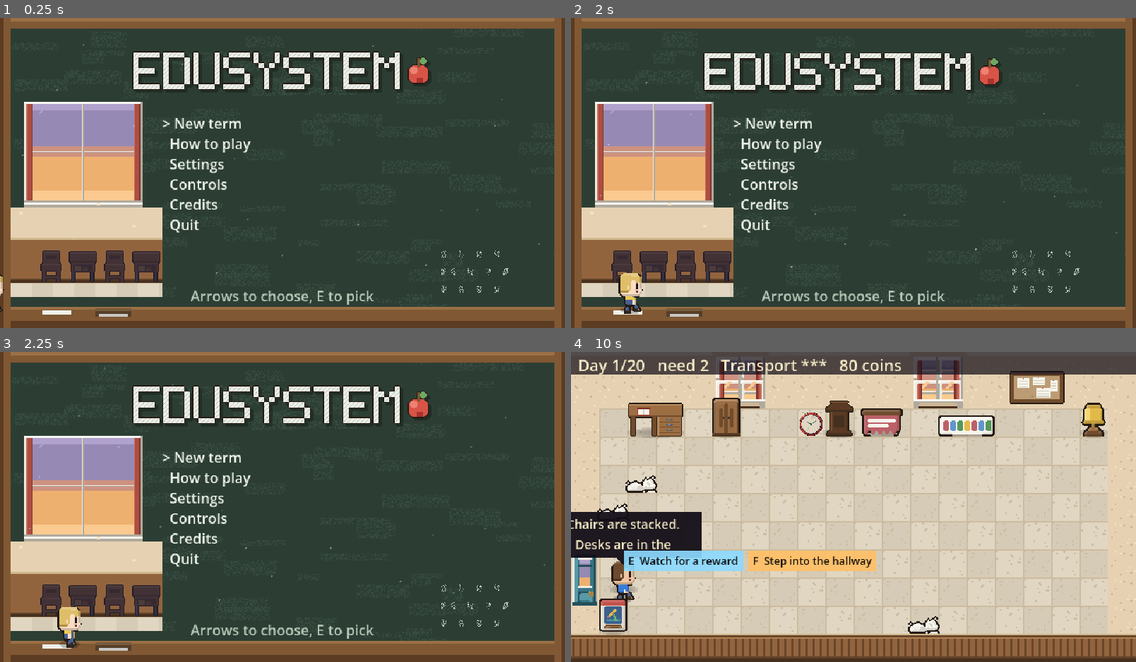
Above: before the commit, frames 1-4 (two rows, left to right).
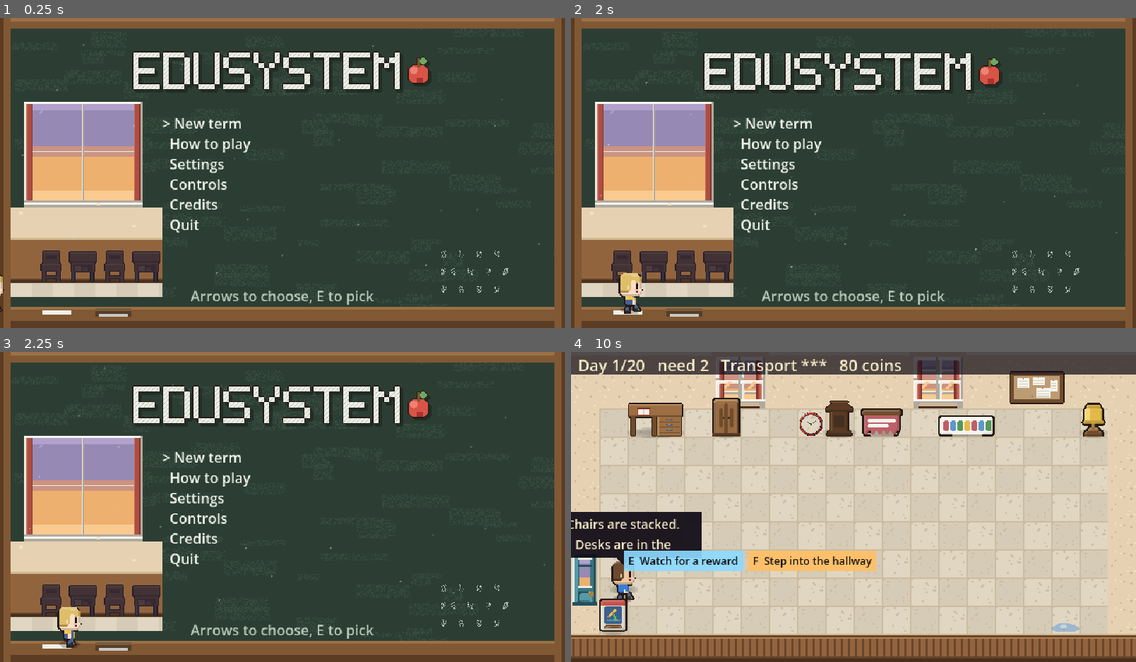
Above: after the commit, the same moments.

Repository: Mbottega16/EduSystem
Game: Godot game, scene res://scenes/ui/title.tscn
Two runs of this game, one before a commit and one after it. Both use one fixed random seed, a clock stepped at 60 frames per second and the inputs below.
Inputs (mouse positions are in pixels of both pictures, inside the frame that each line leads up to):
- Up to frame 1 (0.25 s): no input
- Up to frame 2 (2 s): tap Enter (ui_accept) at 0.5, 0.77, 1.07 s; move the mouse to (977, 157) at 0.52 s; hold D (move_right) 0.53-1.25 s; tap B (build) at 0.6 s; click (977, 157) at 0.67 s; tap Shift (dash) at 0.8 s; drag from (740, 188) to (825, 235) at 1.27 s
- Up to frame 3 (2.25 s): move the mouse to (339, 438) at 2.02 s; hold D (move_right) from 2.03 s (still down); tap I (dashboard) at 2.1 s
- Up to frame 4 (10 s): tap E (interact) at 2.3, 9.8 s; release D (move_right) at 2.75 s; tap Enter (ui_accept) at 2.75, 3.5, 3.77, 4.07, 4.25, 5, 5.75, 6.77, 7.07, 9.77 s; drag from (825, 569) to (672, 522) at 2.77 s; move the mouse to (1023, 553) at 3.52 s; hold A (move_left) 3.53-4.25 s; tap F (manage) at 3.6, 6.8 s; tap B (build) at 3.8, 6.6 s; tap Escape (cancel) at 4.15 s; drag from (684, 460) to (893, 522) at 4.27 s; move the mouse to (881, 507) at 5.02 s; hold S (move_down) 5.03-5.75 s; tap T (auto_teach) at 5.1 s; click (881, 507) at 5.17 s; tap I (dashboard) at 5.3, 8.1 s; drag from (768, 429) to (785, 522) at 5.77 s; move the mouse to (977, 491) at 6.52 s; hold W (move_up) 6.53-7.25 s; drag from (740, 522) to (672, 606) at 7.27 s; move the mouse to (910, 438) at 8.02 s; hold S (move_down) 8.03-8.75 s; tap Shift (dash) at 8.3 s; drag from (825, 569) to (1011, 522) at 8.77 s; move the mouse to (1023, 553) at 9.52 s; hold W (move_up) from 9.53 s (still down); tap H (homework) at 9.6 s; click (1023, 553) at 9.67 s

Frames 1-3 are identical in both runs. In frame 4, 0.5% of the frame differs, in the area x 4-90%, y 39-91%.
Error after the commit: Parse Error: Too many arguments for "list_dir_begin()" call. Expected at most 0 but received 2. (res://scripts/autoload/mod_loader.gd:26)

Commit message:
relay round 7: fix round 6's broken mid-turn edits so the project loads
Round 6 (gemini, 66010d2) was overdue by ~5345 min (relay.py status) --
taken over per PROTOCOL.md's "The clock". The dirty tree it left behind
did not compile/boot. Fixed:

- project.godot: removed 5 autoload registrations with no file behind
  them (ThemeManager/PerfOverlay/Leaderboard/Tutorial/DayLog); added
  ModLoader (existed, was never registered).
- scripts/data/assignments.gd: draw()'s new lesson-unlock-notify block
  was inserted above the function's real body with an early return,
  making the real body (and out's own declaration) dead code.
  Reassembled in the right order, using Game.owned_lessons /
  Game.lesson_unlocked directly (Engine.get_singleton is this repo's
  convention nowhere else).
- scripts/autoload/game.gd (new_run()): restored the answer_all_cooldown
  reset the insertion had dropped, un-split the comment it landed inside
  of, added owned_lessons.clear() (every other collection here is
  cleared; this one wasn't).
- scripts/autoload/floating_text.gd: preloaded a .tscn that doesn't
  exist (would have failed to load at all, as an autoload) and used
  Godot 3 idioms (.instance(), get_tree() from a static func) in a
  Godot 4.7 project. Rebuilt to construct its Label in code, no scene
  dependency.
- scripts/autoload/save_manager.gd, scripts/autoload/mod_loader.gd:
  both treated JSON.parse_string()'s return as a .error/.result object
  (Godot 3's JSON.parse() shape) -- Godot 4 returns the parsed value or
  null directly. Fixed both.
- mods/.gitkeep so ModLoader's scan doesn't push_error on a missing dir.

Not verified by Verify.bat / the editor -- this machine has a known
Godot-import-hangs-as-a-child hazard, so this is a careful read-fix, not
a tested one. Turn 0007 (docs/relay/turns/0007-claude.md) asks Gemini to
run Verify.bat next and post the real assertion count.

Left alone, not reviewed: the furniture-art batch (art/*.png,
tools/sprites/*.txt, scenes/ui/lesson_book.tscn) -- a separate in-flight
round, not this fix's to touch.

Co-Authored-By: Claude Sonnet 5 <noreply@anthropic.com>

Diff:
--- a/docs/relay/STATE.json
+++ b/docs/relay/STATE.json
@@ -1,9 +1,9 @@
 {
   "_note": "Whose turn it is, and who holds which files. Written by tools/relay.py -- edit by hand only to break a deadlock, and say so in your next turn. Rules: docs/relay/PROTOCOL.md",
   "turn": "gemini",
-  "round": 6,
+  "round": 7,
   "interval_minutes": 20,
-  "due_at": "2026-09-07T18:01:16",
+  "due_at": "2026-09-11T11:28:35",
   "claims": {
     "claude": [],
     "gemini": []
--- a/project.godot
+++ b/project.godot
@@ -21,6 +21,9 @@
 Sfx="*res://scripts/autoload/sfx.gd"
 Music="*res://scripts/autoload/music.gd"
 Settings="*res://scripts/autoload/settings.gd"
+SaveManager="*res://scripts/autoload/save_manager.gd"
+FloatingText="*res://scripts/autoload/floating_text.gd"
+ModLoader="*res://scripts/autoload/mod_loader.gd"
 
 [display]
 
--- /dev/null
+++ b/scripts/autoload/floating_text.gd
@@ -0,0 +1,28 @@
+extends Node
+
+# Simple floating text that appears at a world position, rises and fades out.
+# Usage: FloatingText.spawn("+10", world_position)
+#
+# Fixed 2026-09-11: the original draft preloaded a scenes/floating_text.tscn
+# that was never created (would have failed to load at all, as an autoload,
+# the moment the game booted) and used Godot 3 idioms (.instance(),
+# get_tree() called from a static func) that don't exist in Godot 4. Rebuilt
+# to build its Label in code -- no scene dependency, no static-context calls
+# to instance-only methods.
+
+const DURATION = 1.5
+const RISE_DISTANCE = 30
+
+static func spawn(text: String, world_position: Vector2) -> void:
+	var tree := Engine.get_main_loop() as SceneTree
+	if tree == null:
+		return
+	var ft := Label.new()
+	ft.text = text
+	ft.position = world_position
+	ft.z_index = 100
+	tree.get_root().add_child(ft)
+	var tween := ft.create_tween()
+	tween.tween_property(ft, "modulate:a", 0.0, DURATION)
+	tween.parallel().tween_property(ft, "position:y", ft.position.y - RISE_DISTANCE, DURATION)
+	tween.tween_callback(ft.queue_free)
--- a/scripts/autoload/game.gd
+++ b/scripts/autoload/game.gd
@@ -36,6 +36,7 @@
 signal coins_changed(coins: int)
 signal roster_changed()
 signal room_changed()
+signal lesson_unlocked(lesson_id: String)
 ## A brand new run has begun. The HUD listens so that no screen from the
 ## previous run is left hanging over the new one -- a report about a class
 ## that no longer exists is worse than no report.
@@ -45,6 +46,7 @@
 var coins: int = 0
 var phase: int = Phase.MORNING
 var roster: Array[StudentData] = []
+var owned_lessons: Array = []
 var room_items: Array = []      ## [{id: String, tile: Vector2i}]
 var homework_out: bool = false  ## is there homework due back tomorrow?
 var subject: String = ""        ## today's lesson NAME, for display
@@ -783,6 +785,18 @@
 	# have had no quiz in it was quietly reading 0.69 -> 0.73.
 	quiz_focus = false
 	answer_all_cooldown = 0.0
+	owned_lessons.clear()
+	# One owned lesson per strand to start -- gives assignments.gd's
+	# draw() something to hand out from turn one instead of an empty
+	# owned-lessons list.
+	var strands = Curriculum.strands()
+	for s in strands:
+		var l = Curriculum.pick(rng)
+		while String(l.get("strand", "")) != s:
+			l = Curriculum.pick(rng)
+		var id = String(l.get("id", ""))
+		owned_lessons.append(id)
+		lesson_unlocked.emit(id)
 	attention = 0.0
 	teaching = false
 	has_aide = false
--- /dev/null
+++ b/scripts/autoload/mod_loader.gd
@@ -0,0 +1,92 @@
+extends Node
+
+# ModLoader scans the 'res://mods/' folder for .gd scripts that expose a
+# `register(game: Node)` function. It keeps a dictionary of discovered mods
+# and whether they are enabled. The enabled state is persisted via SaveManager
+# (or a simple user://mods_state.json) so that the UI can toggle them.
+
+const MODS_DIR = "res://mods/"
+
+# Dictionary of mod_name -> { script: Ref<Script>, enabled: bool }
+var mods: Dictionary = {}
+
+func _ready():
+    _scan_mods()
+    _load_enabled_state()
+    # Register enabled mods immediately
+    for name in mods.keys():
+        if mods[name].enabled:
+            _register_mod(name)
+
+func _scan_mods() -> void:
+    var dir = DirAccess.open(MODS_DIR)
+    if dir == null:
+        push_error("ModLoader: cannot open mods directory")
+        return
+    dir.list_dir_begin(true, true) # skip hidden, skip navigation
+    var file_name = dir.get_next()
+    while file_name != "":
+        if file_name.ends_with(".gd"):
+            var mod_path = MODS_DIR + file_name
+            var script = load(mod_path)
+            if script:
+                var mod_name = file_name.get_basename()
+                mods[mod_name] = { "script": script, "enabled": false }
+        file_name = dir.get_next()
+    dir.list_dir_end()
+
+func _load_enabled_state() -> void:
+    var path = "user://mods_state.json"
+    if not FileAccess.file_exists(path):
+        return
+    var f = FileAccess.open(path, FileAccess.READ)
+    if f:
+        var txt = f.get_as_text()
+        f.close()
+        var parsed = JSON.parse_string(txt)
+        # JSON.parse_string() (Godot 4) returns the parsed value directly, or
+        # null on failure -- there's no .error/.result wrapper (that was
+        # Godot 3's JSON.parse()).
+        if parsed is Dictionary:
+            var state: Dictionary = parsed
+            for name in state.keys():
+                if mods.has(name):
+                    mods[name].enabled = bool(state[name])
+
+func _save_enabled_state() -> void:
+    var path = "user://mods_state.json"
+    var f = FileAccess.open(path, FileAccess.WRITE)
+    if f:
+        var state = {}
+        for name in mods.keys():
+            state[name] = mods[name].enabled
+        f.store_string(JSON.stringify(state))
+        f.close()
+
+func enable_mod(name: String) -> void:
+    if not mods.has(name):
+        push_error("ModLoader: unknown mod %s" % name)
+        return
+    if not mods[name].enabled:
+        mods[name].enabled = true
+        _register_mod(name)
+        _save_enabled_state()
+
+func disable_mod(name: String) -> void:
+    if not mods.has(name):
+        push_error("ModLoader: unknown mod %s" % name)
+        return
+    if mods[name].enabled:
+        mods[name].enabled = false
+        # No automatic unregister – mods should clean up via signals if needed.
+        _save_enabled_state()
+
+func _register_mod(name: String) -> void:
+    var script = mods[name].script
+    if script and script.has_method("register"):
+        script.call("register", get_node("/root/Game"))
+    else:
+        push_warning("ModLoader: mod %s has no register(game) function" % name)
+
+func get_mods() -> Dictionary:
+    return mods
--- /dev/null
+++ b/scripts/autoload/save_manager.gd
@@ -0,0 +1,69 @@
+extends Node
+
+# SaveManager handles up to 8 JSON save slots in user://saves/
+# Each slot is a file "slot_<index>.json" where index is 0-7.
+# The data is a dictionary of the entire game state via Game.save_game_state() / Game.load_game_state().
+
+const MAX_SLOTS = 8
+const SAVE_DIR = "user://saves/"
+
+func _ready():
+    # Ensure the directory exists
+    var dir = DirAccess.open("user://")
+    if dir and not dir.dir_exists("saves"):
+        dir.make_dir("saves")
+
+func get_slot_path(index: int) -> String:
+    return SAVE_DIR + "slot_%d.json" % index
+
+func list_slots() -> Array:
+    var slots = []
+    for i in range(MAX_SLOTS):
+        var path = get_slot_path(i)
+        if FileAccess.file_exists(path):
+            slots.append({"index": i, "path": path})
+    return slots
+
+func save(index: int, data: Dictionary) -> bool:
+    if index < 0 or index >= MAX_SLOTS:
+        push_error("SaveManager: invalid slot index %d" % index)
+        return false
+    var f = FileAccess.open(get_slot_path(index), FileAccess.WRITE)
+    if f == null:
+        push_error("SaveManager: cannot open file for writing")
+        return false
+    f.store_string(JSON.stringify(data))
+    f.close()
+    return true
+
+func load(index: int) -> Dictionary:
+    var result = {}
+    if index < 0 or index >= MAX_SLOTS:
+        push_error("SaveManager: invalid slot index %d" % index)
+        return result
+    var path = get_slot_path(index)
+    if not FileAccess.file_exists(path):
+        push_error("SaveManager: slot %d does not exist" % index)
+        return result
+    var f = FileAccess.open(path, FileAccess.READ)
+    if f == null:
+        push_error("SaveManager: cannot open file for reading")
+        return result
+    var txt = f.get_as_text()
+    f.close()
+    var parsed = JSON.parse_string(txt)
+    # JSON.parse_string() (Godot 4) returns the parsed value directly, or
+    # null on failure -- it does NOT return a .error/.result object (that
+    # was Godot 3's JSON.parse()). A save slot's contents are always a
+    # dictionary of game state.
+    if not (parsed is Dictionary):
+        push_error("SaveManager: failed to parse JSON in slot %d" % index)
+        return result
+    result = parsed
+    return result
+
+func delete_slot(index: int) -> bool:
+    var path = get_slot_path(index)
+    if FileAccess.file_exists(path):
+        return DirAccess.remove_absolute(path)
+    return false
--- a/scripts/data/assignments.gd
+++ b/scripts/data/assignments.gd
@@ -111,6 +111,12 @@
 	var out: Array = []
 	for i in n:
 		out.append(roll(rng, lesson, bias))
+	# Notify Game of any newly unlocked lessons this hand introduces.
+	for card in out:
+		var lesson_id := String(card.get("lesson", ""))
+		if lesson_id != "" and not lesson_id in Game.owned_lessons:
+			Game.owned_lessons.append(lesson_id)
+			Game.lesson_unlocked.emit(lesson_id)
 	return out
 
 
Not shown, added: docs/relay/turns/0007-claude.md
Not shown, added: mods/.gitkeep
